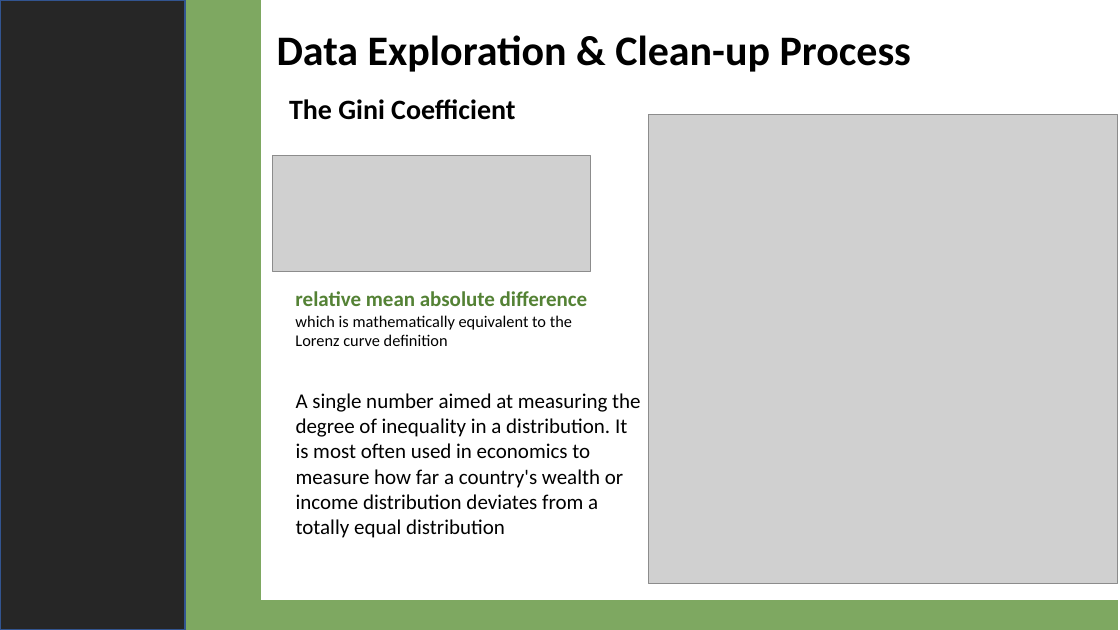
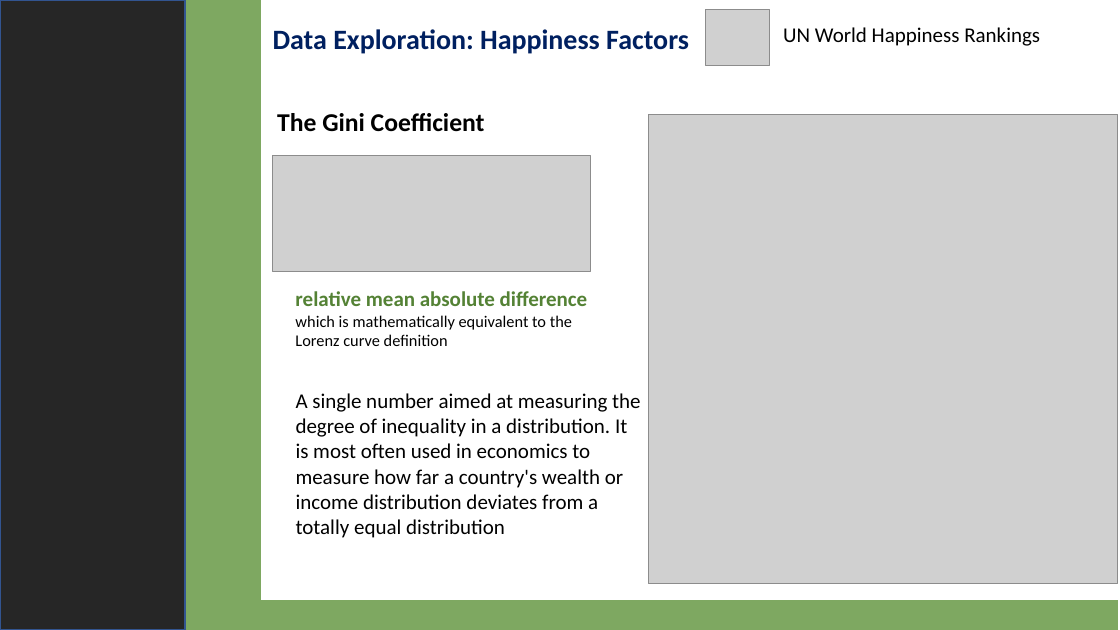
Before and after one commit to 4d4m43/DrinkAndBeHapPY, a slide deck: slide 6 of DrinkandBeHappy.pptx (slide 8 before the commit). Drawn at 1120x630 pixels with LibreOffice and Linux fonts; fonts in the diff are those of the drawing; grey boxes stand for pictures. Boxes give left, top, right and bottom in pixels: in the first picture for what was removed or moved away, otherwise in the second. Text is boxed around its words. In the diff, an @@ line names an element or a change of style, - is before the commit and + after.

Commit message:
added data exploration and analysis slides in powerpoint DrinkAndBeHappy

```diff
--- a/DrinkandBeHappy.pptx
+++ b/DrinkandBeHappy.pptx
@@ text "Data Exploration: Happiness Factors" at box(273, 29, 689, 54): vertical alignment bottom to top @@
@@ text at box(273, 29, 689, 54): text changed; size 36 to 24 pt; text colour #000000 to #002060 @@
-Data Exploration & Clean-up Process
+Data Exploration: Happiness Factors
@@ picture added at box(706, 9, 770, 66) @@
@@ text added at box(783, 27, 1040, 46), 18 pt, text #000000 @@
+UN World Happiness Rankings
@@ text "The Gini Coefficient": place and size @@
-text "The Gini Coefficient" at box(289, 99, 515, 120)
+text "The Gini Coefficient" at box(277, 113, 485, 132)
@@ text "The Gini Coefficient" at box(277, 113, 485, 132): size 24.1 to 22 pt @@
```
Also in this commit, not shown: 3 other slides changed, 3 slides added, 1 slide removed, 2 other files.
